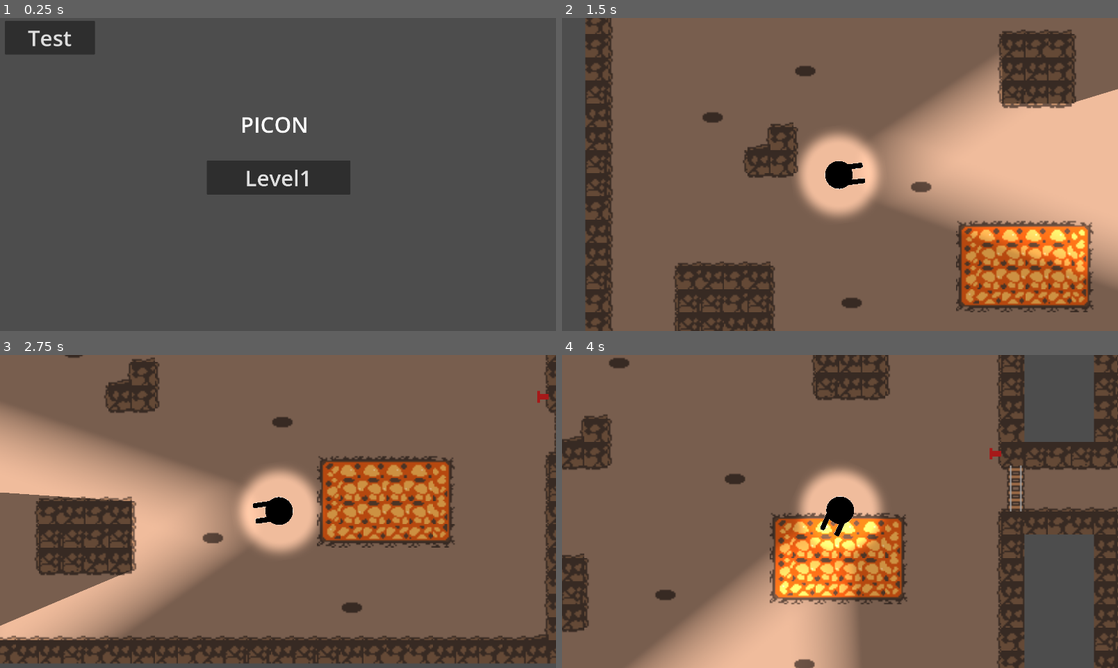
Above: before the commit, frames 1-4 (two rows, left to right).
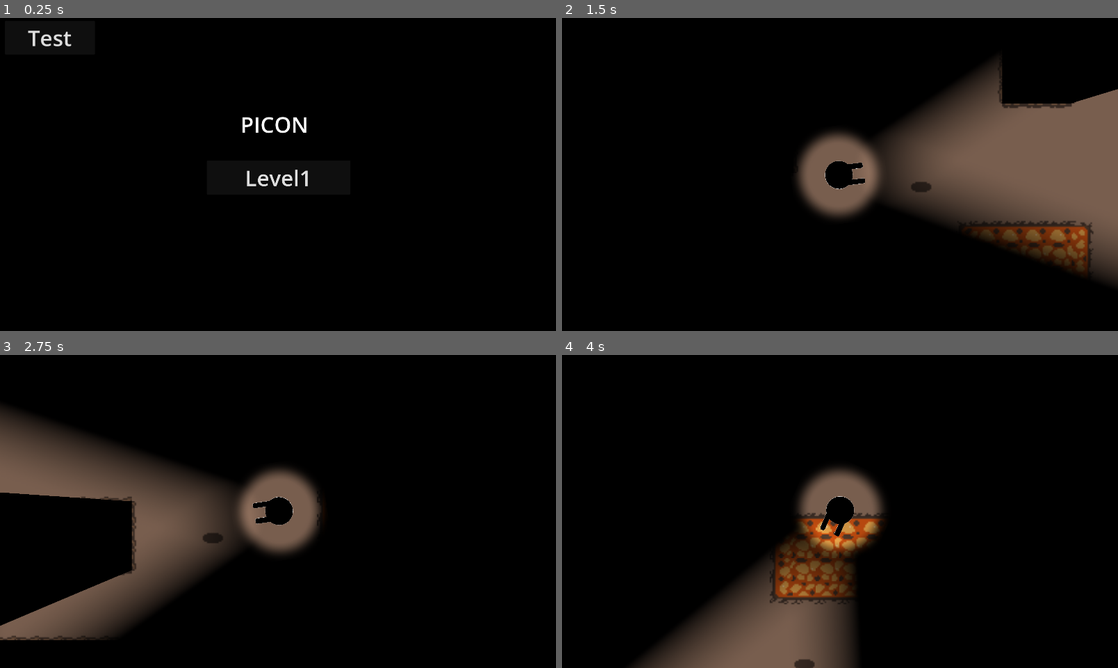
Above: after the commit, the same moments.

Repository: NamespaceV/semestralne-2025l-a
Game: Godot game, scene res://main_scene.tscn
Same seed, same stepped clock (60 frames per second), same inputs: the game is played once before the commit and once after it.
Inputs (mouse positions are in pixels of both pictures, inside the frame that each line leads up to):
- Up to frame 1 (0.25 s): no input
- Up to frame 2 (1.5 s): click "Level1" at 0.5 s; tap Enter at 1.25 s; move the mouse to (962, 158) at 1.27 s; hold Right (right) from 1.28 s (still down); hold Space (action) from 1.28 s (still down)
- Up to frame 3 (2.75 s): move the mouse to (166, 527) at 2.02 s; release Right (right) at 2.03 s; release Space (action) at 2.03 s; hold S (down) from 2.03 s (still down); tap Tab at 2.1 s
- Up to frame 4 (4 s): move the mouse to (895, 442) at 2.77 s; release S (down) at 2.78 s; hold Right (right) 2.78-3.53 s; hold Space (action) 2.78-3.53 s; move the mouse to (812, 574) at 3.52 s; hold Up (up) from 3.53 s (still down); tap Tab at 3.6 s

The runs differ from the first frame. In frame 1, 99% of the frame differs, in the area x 0-100%, y 0-100%; in frame 2, 100%; in frame 3, 100%; in frame 4, 100%.

Commit message:
make level dark

Diff:
--- a/semestralne2025l-a/levels/level1.tscn
+++ b/semestralne2025l-a/levels/level1.tscn
@@ -180,6 +180,21 @@
 terrain_set_0/terrain_0/color = Color(0.727658, 0, 0.11352, 1)
 sources/0 = SubResource("TileSetAtlasSource_5n2ce")
 
+[sub_resource type="Animation" id="Animation_61w3m"]
+length = 0.001
+tracks/0/type = "value"
+tracks/0/imported = false
+tracks/0/enabled = true
+tracks/0/path = NodePath(".:position")
+tracks/0/interp = 1
+tracks/0/loop_wrap = true
+tracks/0/keys = {
+"times": PackedFloat32Array(0),
+"transitions": PackedFloat32Array(1),
+"update": 0,
+"values": [Vector2(649, 9)]
+}
+
 [sub_resource type="Animation" id="Animation_ua5ty"]
 resource_name = "enemy_idle"
 loop_mode = 1
@@ -196,21 +211,6 @@
 "values": [Vector2(649, 9), Vector2(649, 20), Vector2(649, 9)]
 }
 
-[sub_resource type="Animation" id="Animation_61w3m"]
-length = 0.001
-tracks/0/type = "value"
-tracks/0/imported = false
-tracks/0/enabled = true
-tracks/0/path = NodePath(".:position")
-tracks/0/interp = 1
-tracks/0/loop_wrap = true
-tracks/0/keys = {
-"times": PackedFloat32Array(0),
-"transitions": PackedFloat32Array(1),
-"update": 0,
-"values": [Vector2(649, 9)]
-}
-
 [sub_resource type="AnimationLibrary" id="AnimationLibrary_pdpul"]
 _data = {
 &"RESET": SubResource("Animation_61w3m"),
@@ -228,8 +228,6 @@
 tile_set = SubResource("TileSet_bwtbi")
 
 [node name="DirectionalLight2D" type="DirectionalLight2D" parent="."]
-visible = false
-energy = 0.8
 blend_mode = 1
 
 [node name="Enemy" parent="." instance=ExtResource("3_b3oru")]
--- a/semestralne2025l-a/project.godot
+++ b/semestralne2025l-a/project.godot
@@ -74,3 +74,7 @@
 , Object(InputEventKey,"resource_local_to_scene":false,"resource_name":"","device":-1,"window_id":0,"alt_pressed":true, …(185 unchanged characters)…
 ]
 }
+
+[rendering]
+
+environment/defaults/default_clear_color=Color(0, 0, 0, 1)
